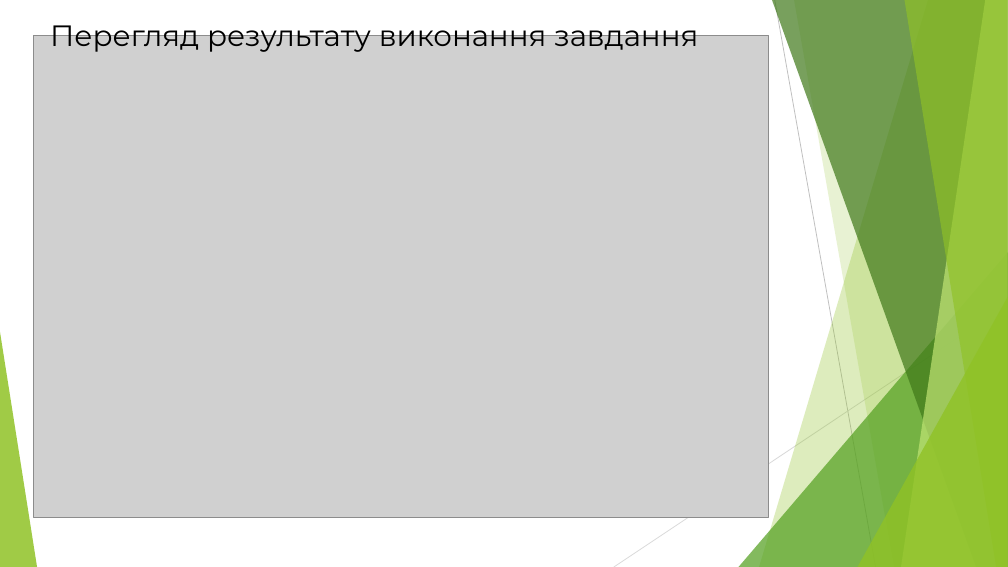
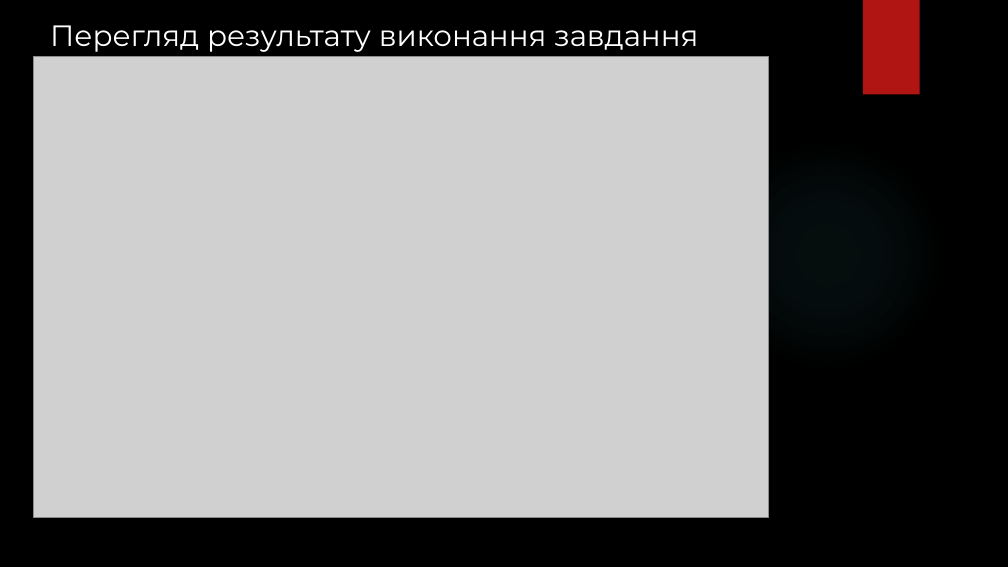
Before and after one commit to PavlezT/Reckon, a slide deck: slide 16 of documents/Предзахист_ПавленкоВ.М.pptx (slide 14 before the commit). Drawn at 1008x567 pixels with LibreOffice and Linux fonts; fonts in the diff are those of the drawing; grey boxes stand for pictures; background and template pictures are left out. Boxes give left, top, right and bottom in pixels: in the first picture for what was removed or moved away, otherwise in the second. Text is boxed around its words. In the diff, an @@ line names an element or a change of style, - is before the commit and + after.

```diff
--- a/documents/Предзахист_ПавленкоВ.М.pptx
+++ b/documents/Предзахист_ПавленкоВ.М.pptx
@@ background #FFFFFF to picture (left out) @@
@@ text "Перегляд результату виконання завдання" at (50,25,698,52): text colour #000000 to #FFFFFF @@
@@ rectangle added at (863,0,920,95), fill #B01513 @@
@@ picture: place and size @@
-picture at (34,36,769,517)
+picture at (34,57,769,517)
@@ ellipse added at (712,138,944,371), fill gradient #50B9C1 @@
@@ group removed at (0,0,1008,567): 5 freeform shapes, 3 triangles, 2 lines @@
```
Also in this commit, not shown: 14 other slides changed, 2 slides added, 19 other files.
